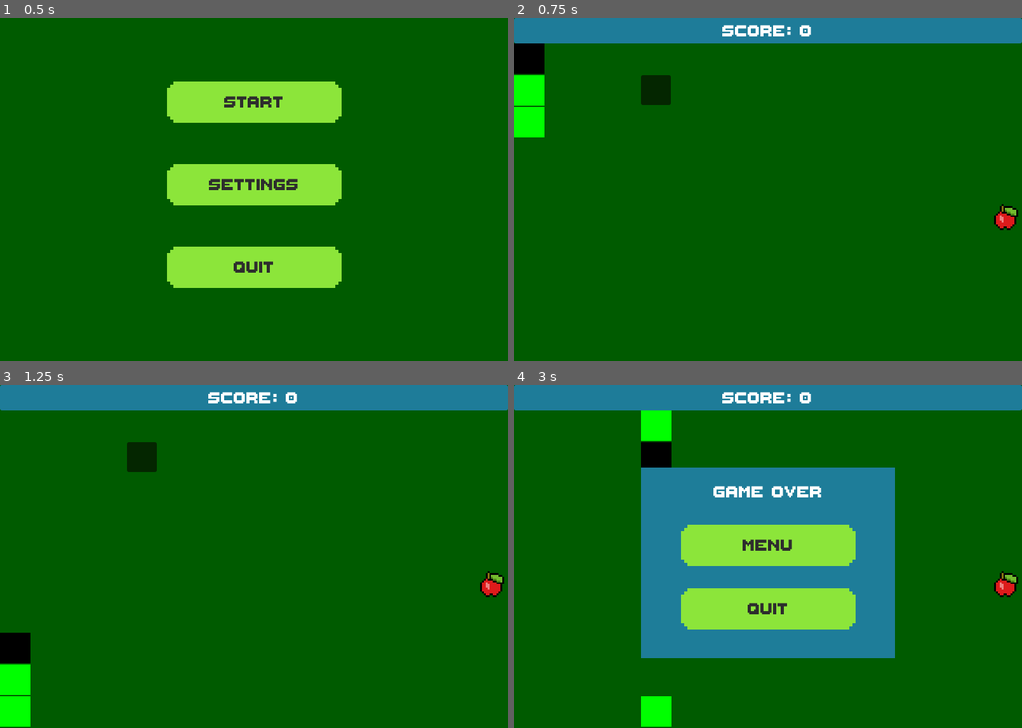
Above: before the commit, frames 1-4 (two rows, left to right).
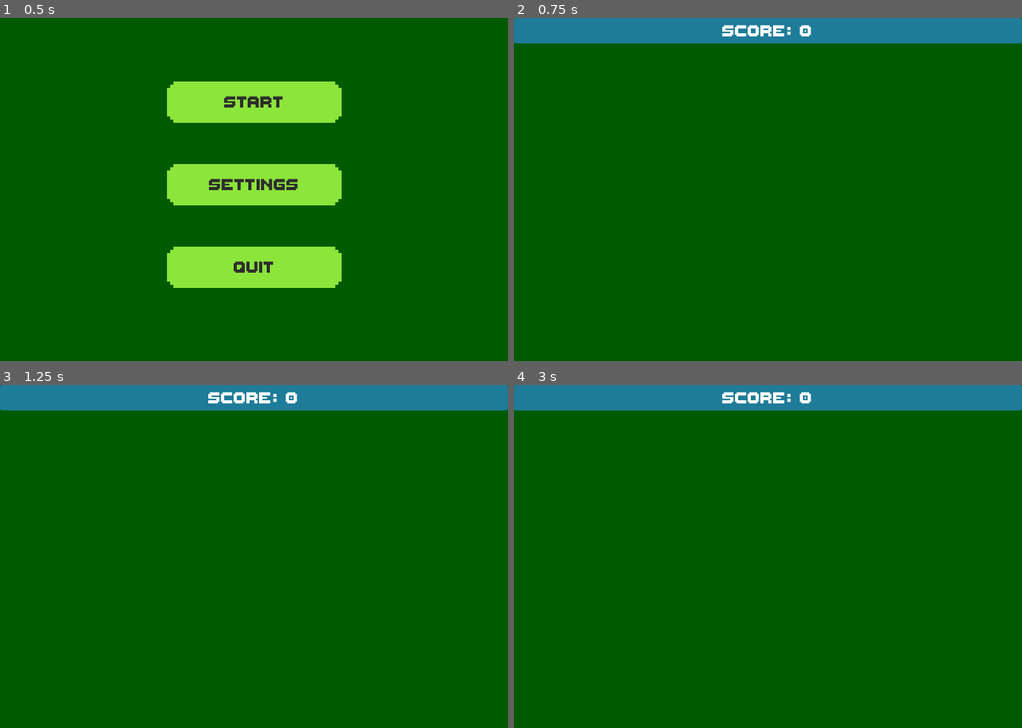
Above: after the commit, the same moments.

Repository: WyattHapper/MACS-Hackathon-2026
Game: Godot game, scene res://MainMenu/main_menu.tscn
Same seed, same stepped clock (60 frames per second), same inputs: the game is played once before the commit and once after it.
Inputs:
- Up to frame 1 (0.5 s): no input
- Up to frame 2 (0.75 s): click "Start" at 0.5 s
- Up to frame 3 (1.25 s): no input
- Up to frame 4 (3 s): hold D (move_right) 1.28-2.03 s; hold S (move_down) 2.03-2.78 s; hold D (move_right) from 2.78 s (still down)

Frame 1 is identical in both runs. In frame 2, 2.4% of the frame differs, in the area x 0-100%, y 7-62%; in frame 3, 2.4%; in frame 4, 30%, in the area x 25-100%, y 7-100%.
Error after the commit: Parse Error: Variable "modifier_manager" has the same name as a previously declared variable. (res://Game/game.gd:46)

Commit message:
Merge branch 'main' of https://github.com/WyattHapper/MACS-Hackathon-2026

Diff:
--- a/hackathon-2026/Game/game.gd
+++ b/hackathon-2026/Game/game.gd
@@ -42,6 +42,7 @@
 @onready var snake = $Snake
 
 #Modifiers reference
+@onready var modifier_manager: ModifierManager = $ModifierManager
 @onready var modifier_manager: ModifierManager = $ModifierManager
 
 # End menu reference
@@ -211,10 +212,6 @@
 	game_over_menu.show()
 
 func on_level_up(option1: Modifier, option2: Modifier) -> void:
-	print("Option 1: ", option1)
-	print("Option 1 name: ", option1.modifier_name)
-	print("Option 2: ", option2)
-	print("Option 2 name: ", option2.modifier_name)
 	option1_stat = option1
 	option2_stat = option2
 
